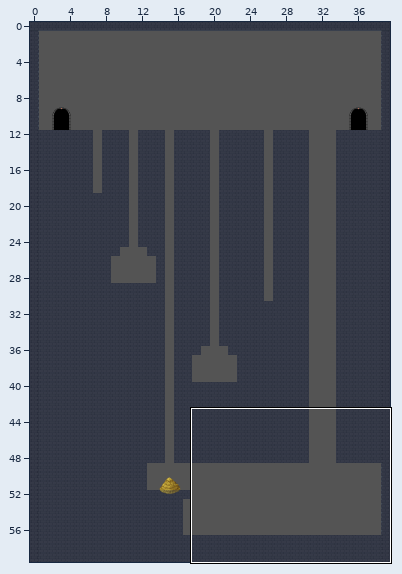
A Tiled map gets an edit: res/level/yashapuzzle/yasha_cleric.tmx. The first picture is a wide view before the edit; the outline marks the close-up.
Close-up. Before the edit:
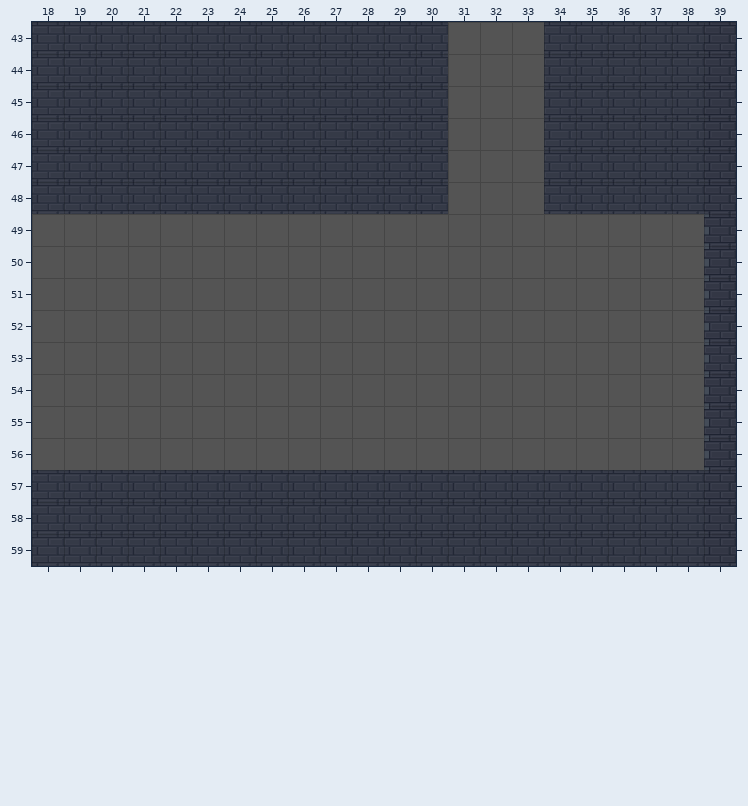
Cells are 50x50 px. Shown: x 18..39, y 43..59. The commit also changed other parts of the map, which this record leaves out.
The result:
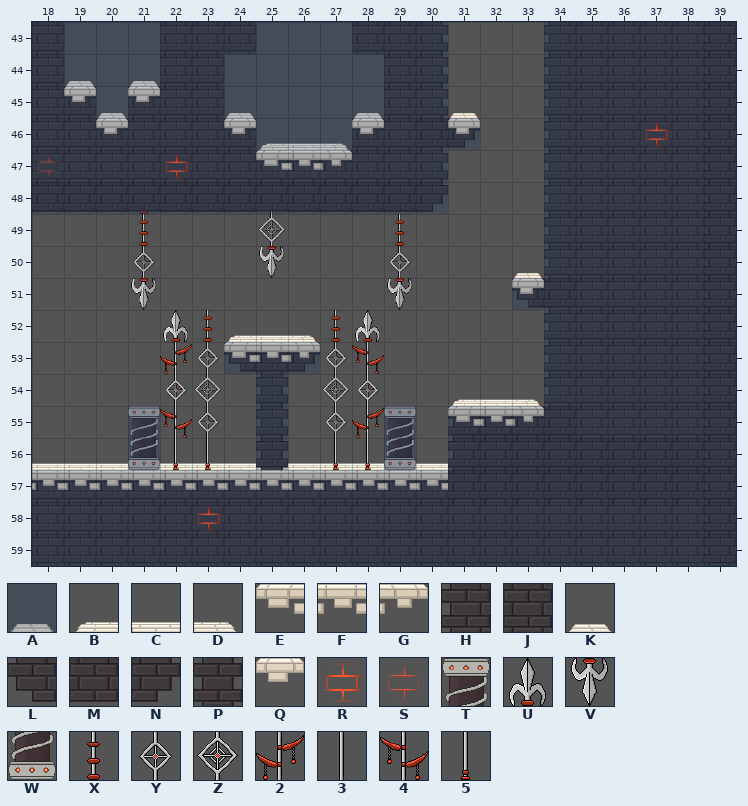
Key: from "tileset_level_yashapuzzle": A 0, B 3, C 4, D 5, E 31, F 32, G 33, H 90, J 91, K 95, L 118, M 119, N 120, P 122, Q 123, R 177, S 178, T 232, U 262, V 264, W 288, X 290, Y 291, Z 292, 2 318, 3 319, 4 346, 5 347.
_ is an empty cell.
See-through tiles are keyed as they look on the map.
Changes in this commit:
Layer "BG 1":
y 43: x 19..21 JJJ -> ___; x 25..27 JJJ -> ___
y 44: x 19..21 JJJ -> ___; x 24..28 JJJJJ -> _____
y 45: x 20 J -> _; x 24..28 JJJJJ -> _____
y 46: x 25..27 JJJ -> ___
y 48: x 21 J -> X; x 25 J -> 3; x 30 J -> N
y 49: x 21 _ -> X; x 25 _ -> Z; x 29 _ -> X; x 34..38 _____ -> HJJJJ
y 50: x 21 _ -> Y; x 25 _ -> V; x 29 _ -> Y; x 34..38 _____ -> HJJJJ
y 51: x 21 _ -> V; x 29 _ -> V; x 34..38 _____ -> HJJJJ
y 52: x 23 _ -> X; x 27 _ -> X; x 34..38 _____ -> HJJJJ
y 53: x 23 _ -> Y; x 25 _ -> J; x 27 _ -> Y; x 34..38 _____ -> HJJJJ
y 54: x 23 _ -> Z; x 25 _ -> P; x 27 _ -> Z; x 34..38 _____ -> HJJJJ
y 55: x 21 _ -> T; x 23 _ -> Y; x 25 _ -> P; x 27 _ -> Y; x 29 _ -> T; x 35..38 ____ -> JJJJ
y 56: x 21..29 _________ -> CCCCCCCCC
Layer "BG 2":
y 44: x 19 _ -> K; x 21 _ -> K
y 45: x 19..21 ___ -> QKQ; x 24 _ -> K; x 28 _ -> K
y 46: x 20 _ -> Q; x 24..28 _____ -> QBCDQ; x 31 _ -> N
y 47: x 25..27 ___ -> EFG
y 48: x 21 _ -> M; x 25 _ -> M; x 30 _ -> N
y 51: x 33..34 __ -> LM
y 53: x 24..26 ___ -> LMN
y 55: x 31..34 ____ -> HJJJ
y 56: x 18..38 _____________________ -> CCCWCCCPCCCWCHJJJJJJJ
y 57: x 18..30 _____________ -> FFFFFFFFFFFFF
Layer "BG 3":
y 45: x 31 _ -> K
y 46: x 31 _ -> Q; x 37 _ -> R
y 47: x 18 _ -> S; x 22 _ -> R
y 50: x 33 _ -> K
y 51: x 33 _ -> Q
y 52: x 22 _ -> U; x 24..26 ___ -> BCD; x 28 _ -> U
y 53: x 22 _ -> 2; x 24..26 ___ -> EFG; x 28 _ -> 4
y 54: x 22 _ -> Y; x 28 _ -> Y; x 31..33 ___ -> BCD
y 55: x 22 _ -> 4; x 28 _ -> 2; x 31..33 ___ -> EFG
y 56: x 22..23 __ -> 55; x 27..28 __ -> 55
y 58: x 23 _ -> R
Layer "collidable":
y 46: x 31 _ -> A
y 49..50: x 34..38 _____ -> AAAAA
y 51: x 33..38 ______ -> AAAAAA
y 52: x 34..38 _____ -> AAAAA
y 53: x 24..26 ___ -> AAA; x 34..38 _____ -> AAAAA
y 54: x 25 _ -> A; x 34..38 _____ -> AAAAA
y 55..56: x 21 _ -> A; x 25 _ -> A; x 29 _ -> A; x 31..38 ________ -> AAAAAAAA
Pixel boxes of the changes (left, top, right, bottom) in both close-ups:
changed: (32, 22, 704, 532)
